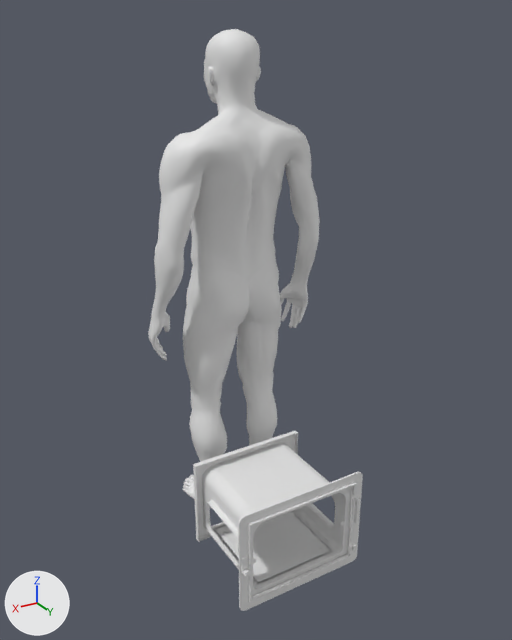
The FBX model Content/Assets/VentAnims.fbx: old version first, new version second.
Rendered twice from a 50 mm lens placed at (1.136, 2.091, 1.758), pointed at (-0.017, 0.17, 0.797). The lights are fixed; the arrows at lower left show +X, +Y and +Z. Where no turn or scale is listed for an object, it has been applied to the vertices.
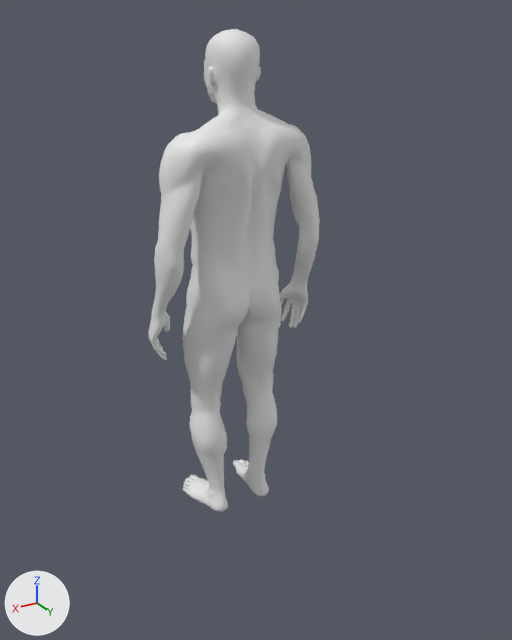
The newer file is also rescaled (x1.111), turned or shifted as a whole; pictures and numbers use the older file's frame.

Where the change shows, as pixel boxes [x1, y1, x2, y2] in the pictures (512 x 640 px):
'Plane.006', deleted: before [193, 431, 352, 597]
'Plane.044', deleted: before [238, 472, 363, 611]

The edits, one by one:
Object 'Plane.006' (ob_plane_006) is deleted.
Object 'Plane.044' (ob_plane_044) is deleted.
